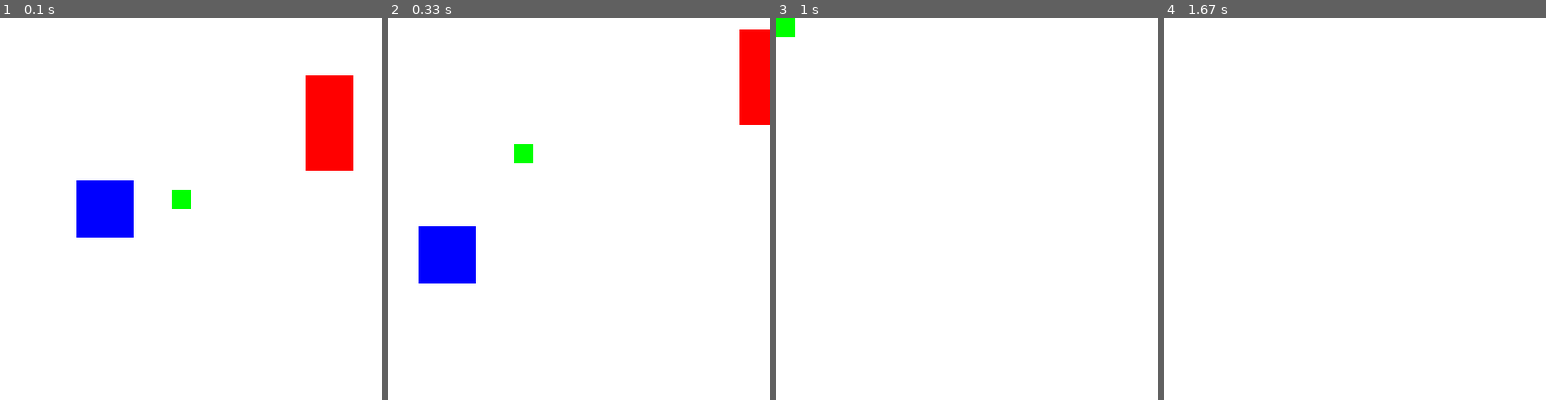
Above: before the commit, frames 1-4 (left to right).
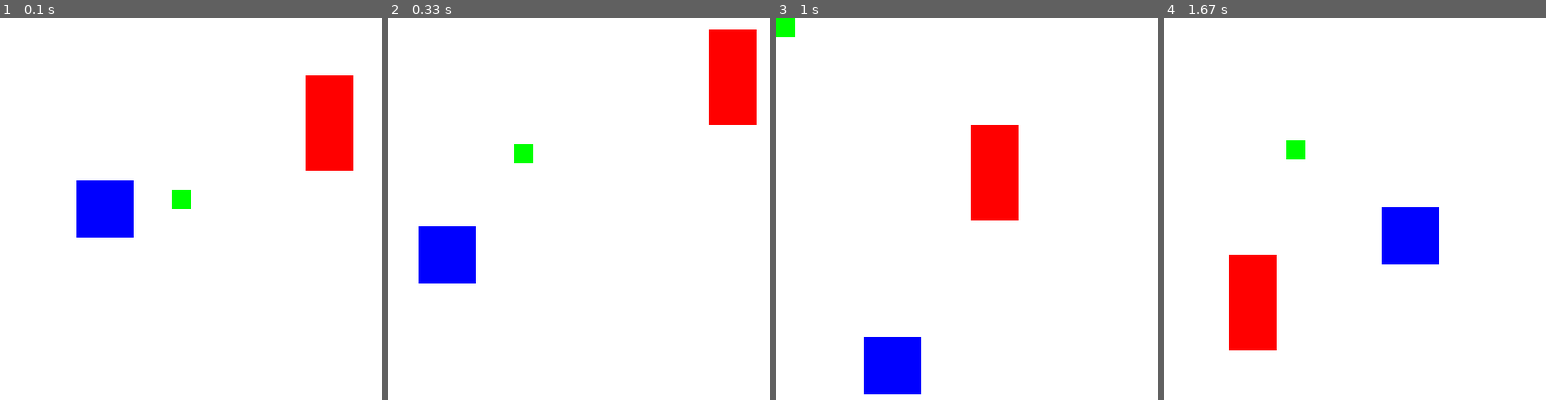
Above: after the commit, the same moments.

Repository: andresfma/projects_with_py
Game: pygame game, started from games_with_py/animation.py
The game is run twice, just before and just after one commit, with the same random seed, the same clock (stepped at 60 frames per second) and the same inputs.
Inputs:
- Up to frame 1 (0.1 s): no input
- Up to frame 2 (0.33 s): no input
- Up to frame 3 (1 s): no input
- Up to frame 4 (1.67 s): no input

Frame 1 is identical in both runs. In frame 2, 2.9% of the frame differs, in the area x 84-100%, y 3-28%; in frame 3, 5.4%; in frame 4, 5.6%, in the area x 17-72%, y 32-87%.

Commit message:
add collision_detection files

Diff:
--- a/games_with_py/animation.py
+++ b/games_with_py/animation.py
@@ -1,5 +1,8 @@
 import pygame, sys, time
 from pygame.locals import *
+
+#set up pygame
+pygame.init()
 
 #set up the windows
 WINDOWWIDTH = 400
@@ -46,37 +49,38 @@
         if b['dir'] == DOWNRIGHT:
             b['rect'].left += MOVESPEED
             b['rect'].top += MOVESPEED
+        if b['dir'] == UPLEFT:
+            b['rect'].left -= MOVESPEED
+            b['rect'].top -= MOVESPEED
         if b['dir'] == UPRIGHT:
             b['rect'].left += MOVESPEED
             b['rect'].top -= MOVESPEED
-        if b['dir'] == UPLEFT:
-            b['rect'].left -= MOVESPEED
-            b['rect'].top -= MOVESPEED
+
 
         #chech whether tho box has moved out of the window
         if b['rect'].top < 0:
             if b['dir'] == UPLEFT:
-                b['dir'] == DOWNLEFT
+                b['dir'] = DOWNLEFT
             if b['dir'] == UPRIGHT:
-                b['dir'] == DOWNRIGHT
+                b['dir'] = DOWNRIGHT
 
         if b['rect'].left < 0:
             if b['dir'] == UPLEFT:
-                b['dir'] == UPRIGHT
+                b['dir'] = UPRIGHT
             if b['dir'] == DOWNLEFT:
-                b['dir'] == DOWNRIGHT
+                b['dir'] = DOWNRIGHT
 
         if b['rect'].right > WINDOWWIDTH:
             if b['dir'] == UPRIGHT:
-                b['dir'] == UPLEFT
+                b['dir'] = UPLEFT
             if b['dir'] == DOWNRIGHT:
-                b['dir'] == DOWNLEFT
+                b['dir'] = DOWNLEFT
 
         if b['rect'].bottom > WINDOWHEIGHT:
             if b['dir'] == DOWNRIGHT:
-                b['dir'] == UPRIGHT
+                b['dir'] = UPRIGHT
             if b['dir'] == DOWNLEFT:
-                b['dir'] == UPLEFT
+                b['dir'] = UPLEFT
 
         #draw the box onto the surface
         pygame.draw.rect(windowSurface, b['color'], b['rect'])
--- /dev/null
+++ b/games_with_py/collision_detection.py
@@ -0,0 +1,109 @@
+import pygame, sys, random
+from pygame.locals import *
+
+#set up pygame
+pygame.init()
+mainClock = pygame.time.Clock()
+
+#set up the window
+WINDOWWIDTH = 400
+WINDOWHEIGHT = 400
+windowSurface = pygame.display.set_mode( (WINDOWWIDTH, WINDOWHEIGHT), 0, 32)
+pygame.display.set_caption('collision')
+
+#set up the colors
+WHITE = (255, 255, 255)
+BLACK = (0, 0, 0)
+GREEN = (0, 255, 0)
+
+#set up the player and food data structures
+foodCounter = 0
+NEWFOOD = 40
+FOODSIZE = 20
+player = pygame.Rect(300, 100, 50, 50)
+foods = []
+for i in range(20):
+    foods.append(pygame.Rect(random.randint(0, WINDOWWIDTH - FOODSIZE), random.randint(0, WINDOWHEIGHT - FOODSIZE), FOODSIZE, FOODSIZE))
+
+#set up movement variables
+moveLeft = False
+moveRight = False
+moveUp = False
+moveDown = False
+
+MOVESPEED = 6
+
+#run the game loop
+while True:
+    #check for events
+    for event in pygame.event.get():
+        if event.type == QUIT:
+            pygame.quit()
+            sys.exit()
+        if event.type == KEYDOWN:
+            #change the keyboard variables
+            if event.key == K_LEFT or event.key == K_a:
+                moveRight = False
+                moveLeft = True
+            if event.key == K_RIGHT or event.key == K_d:
+                moveRight = True
+                moveLeft = False
+            if event.key == K_UP or event.key == K_w:
+                moveUp = True
+                moveDown = False
+            if event.key == K_DOWN or event.key == K_s:
+                moveUp = False
+                moveDown = True
+
+        if event.type == KEYUP:
+            if event.key == K_ESCAPE:
+                pygame.quit()
+                sys.exit()
+            if event.key == K_LEFT or event.key == K_a:
+                moveLeft = False
+            if event.key == K_RIGHT or event.key == K_d:
+                moveRight = False
+            if event.key == K_UP or event.key == K_w:
+                moveUp = False
+            if event.key == K_DOWN or event.key == K_s:
+                moveDown = False
+            if event.key == K_x:
+                player.top = random.randint(0, WINDOWHEIGHT - player.height)
+                player.left = random.randint(0, WINDOWWIDTH - player.width)
+
+        if event.type == MOUSEBUTTONUP:
+            foods.append(pygame.Rect(event.pos[0], event.pos[1], FOODSIZE, FOODSIZE))
+
+    foodCounter += 1
+    if foodCounter >= NEWFOOD:
+        #add ner food
+        foodCounter = 0
+        foods.append(pygame.Rect(random.randint(0, WINDOWWIDTH - FOODSIZE), random.randint(0, WINDOWHEIGHT - FOODSIZE), FOODSIZE, FOODSIZE))
+
+    #draw the white background onto the surface
+    windowSurface.fill(WHITE)
+
+    #move the player
+    if moveDown and player.bottom < WINDOWHEIGHT:
+        player.top += MOVESPEED
+    if moveUp and player.top > 0:
+        player.top -= MOVESPEED
+    if moveRight and player.right < WINDOWWIDTH:
+        player.left += MOVESPEED
+    if moveLeft and player.left > 0:
+        player.left -= MOVESPEED
+
+    #draw the player onto the surface
+    pygame.draw.rect(windowSurface, BLACK, player)
+
+    for food in foods[:]:
+        if player.colliderect(food):
+            foods.remove(food)
+
+    #draw the food
+    for i in range(len(foods)):
+        pygame.draw.rect(windowSurface, GREEN, foods[i])
+
+    #draw the window onto the surface
+    pygame.display.update()
+    mainClock.tick(40)
Binary file added: games_with_py/baddie.png
Binary file added: games_with_py/cherry.png
Binary file added: games_with_py/player.png
Not shown, added: games_with_py/background.mid
Not shown, added: games_with_py/gameover.wav
Not shown, added: games_with_py/pickup.wav
